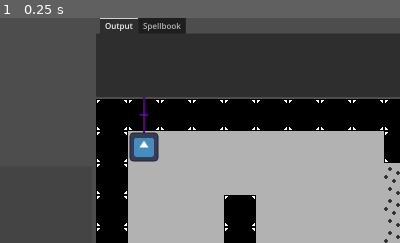
Above: before the commit, frame 1.
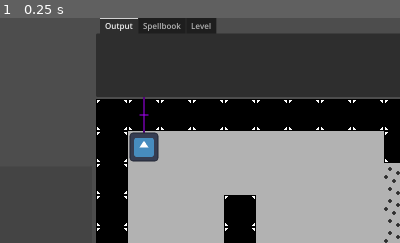
Above: after the commit, the same moment.

Repository: Nauviax/Hexgame
Game: Godot game, scene res://main_scene/main_scene.tscn
Same seed, same stepped clock (60 frames per second), same inputs: the game is played once before the commit and once after it. The engine's default icon, where the game draws it, is replaced by a stand-in: a white triangle on a blue panel in a dark square.
Inputs:
- Up to frame 1 (0.25 s): no input
The pictures show only the part of the screen within x 33-83%, y 0-50%; the shares and areas given below are measured in that part.

The runs differ from the first frame. In frame 1, 0.5% of the frame differs, in the area x 46-54%, y 0-7%.

Commit message:
Border score now shown

Diff:
--- a/grid/grid.gd
+++ b/grid/grid.gd
@@ -41,7 +41,7 @@
 
 	# Prepare Hex border
 	if not Engine.is_editor_hint():
-		hex_border = Hex_Border.new(GRIDSPACING, ROWSPACING)
+		hex_border = Hex_Border.new(GRIDSPACING, ROWSPACING, main_scene)
 		hex_border.line.position = GRIDOFFSET # Offset hex_border to match the grid
 		add_child(hex_border.line)
 
--- a/grid/hex_border.gd
+++ b/grid/hex_border.gd
@@ -1,6 +1,10 @@
 class_name Hex_Border
 
-# p1 - p6 of form [x, y]
+# Reference to main scene, to request UI updates (For now just border score)
+var main_scene
+
+# p1 - p6 of form Vector2
+# Note these are ids, not positions
 var p1 # Top Right
 var p2 # Clockwise
 var p3
@@ -11,6 +15,13 @@
 # The Line2D object to be drawn around patterns
 # Get and add as child manually to whatever node should have it
 var line
+
+# perimeter of the border, recalculated on redraw
+var perimeter = 0
+
+# Border score, equal to the sum of cleared hex border perimeters.
+# Does NOT include current border. (Add perimeter for final score)
+var border_score = 0
 
 # A history of previous borders, used for undoing.
 # Should be cleared when pattern completes.
@@ -28,13 +39,15 @@
 var p5_offset
 var p6_offset
 
-func _init(GRIDSPACING, ROWSPACING):
+func _init(GRIDSPACING, ROWSPACING, main_scene):
 	x_space = GRIDSPACING
 	y_space = ROWSPACING
+	self.main_scene = main_scene
 
 	line = Line2D.new()
 	line.width = 1.5
 	line.default_color = Color(0, 0, 0, 0.3)
+	line.closed = true # Loop back to p1
 
 	# Offsets for redraw function
 	p1_offset = Vector2(x_space/4, -y_space/2)
@@ -100,12 +113,12 @@
 	# - p4 has min x and max y
 	# - p5 has min x and min xy (y = min_x_y - min_x)
 	# - p6 has min y and min xy (x = min_x_y - min_y)
-	p1 = [max_x, min_y]
-	p2 = [max_x, max_x_y - max_x]
-	p3 = [max_x_y - max_y, max_y]
-	p4 = [min_x, max_y]
-	p5 = [min_x, min_x_y - min_x]
-	p6 = [min_x_y - min_y, min_y]
+	p1 = Vector2(max_x, min_y)
+	p2 = Vector2(max_x, max_x_y - max_x)
+	p3 = Vector2(max_x_y - max_y, max_y)
+	p4 = Vector2(min_x, max_y)
+	p5 = Vector2(min_x, min_x_y - min_x)
+	p6 = Vector2(min_x_y - min_y, min_y)
 
 	# Redraw border
 	redraw()
@@ -115,18 +128,20 @@
 	var x_id = point.x_id
 	var y_id = point.y_id
 
-	p1 = [x_id, y_id]
-	p2 = [x_id, y_id]
-	p3 = [x_id, y_id]
-	p4 = [x_id, y_id]
-	p5 = [x_id, y_id]
-	p6 = [x_id, y_id]
+	p1 = Vector2(x_id, y_id)
+	p2 = Vector2(x_id, y_id)
+	p3 = Vector2(x_id, y_id)
+	p4 = Vector2(x_id, y_id)
+	p5 = Vector2(x_id, y_id)
+	p6 = Vector2(x_id, y_id)
 
 	# Redraw border
 	redraw()
 
-# Calculates the position of a point using only x_id and y_id
-func point_pos(xx, yy):
+# Calculates the position of a point using given id vector
+func point_pos(vect):
+	var xx = int(vect.x)
+	var yy = int(vect.y)
 	xx += (yy / 2) # Account for slanted x axis
 	var offset = 0
 	if yy % 2 == 1: # If the row number is odd
@@ -136,29 +151,24 @@
 # Redraw border
 func redraw():
 	line.clear_points()
-	# Create line points p1 - p6, then p1 again to loop
-	line.add_point(point_pos(p1[0], p1[1]) + p1_offset) # p1
-	line.add_point(point_pos(p2[0], p2[1]) + p2_offset) # p2
-	line.add_point(point_pos(p3[0], p3[1]) + p3_offset) # p3
-	line.add_point(point_pos(p4[0], p4[1]) + p4_offset) # p4
-	line.add_point(point_pos(p5[0], p5[1]) + p5_offset) # p5
-	line.add_point(point_pos(p6[0], p6[1]) + p6_offset) # p6
-	line.add_point(line.get_point_position(0)) # p1 again, using same Vector2
+	# Create line points p1 - p6
+	line.add_point(point_pos(p1) + p1_offset)
+	line.add_point(point_pos(p2) + p2_offset)
+	line.add_point(point_pos(p3) + p3_offset)
+	line.add_point(point_pos(p4) + p4_offset)
+	line.add_point(point_pos(p5) + p5_offset)
+	line.add_point(point_pos(p6) + p6_offset)
 
-	# Print out p1-p6 in a nice format (Multiple lines)
-	# print("p1: ", p1, "\n",
-	# 	"p2: ", p2, "\n",
-	# 	"p3: ", p3, "\n",
-	# 	"p4: ", p4, "\n",
-	# 	"p5: ", p5, "\n",
-	# 	"p6: ", p6, "\n")
+	# Calculate perimeter (Rounded down to int)
+	perimeter = int(p1.distance_to(p2) + p2.distance_to(p3) + p3.distance_to(p4) + p4.distance_to(p5) + p5.distance_to(p6) + p6.distance_to(p1))
+	main_scene.update_border_display()
 
 # Revert to the previous border, warning in logs if empty
 func undo():
 	if history.size() == 0:
 		# Check if points are all the same. If they are, then reset border (No patterns on screen)
 		if p1 == p2 and p2 == p3 and p3 == p4: # 1-4 are same, so 5-6 are too (Should be anyway)
-			reset() # Should only happen when border just been made
+			reset(false) # Should only happen when border just been made
 		return
 	var prev = history.pop_back()
 
@@ -180,5 +190,9 @@
 	history.clear()
 
 # Delete border, ready to be reused.
-func reset():
+func reset(save_perim = true):
 	line.clear_points()
+	if save_perim:
+		border_score += perimeter
+	perimeter = 0
+	main_scene.update_border_display()
--- a/main_scene/hex_display.gd
+++ b/main_scene/hex_display.gd
@@ -14,18 +14,25 @@
 @export var sb_path: NodePath
 @onready var sb_label = get_node(sb_path) # $Spellbook
 
+@export var border_path: NodePath
+@onready var border_label = get_node(border_path) # $Stack
+
 # Used to keep track of past outputs, to create a scrolling history of sorts.
 var output_history = ["", "", "", "", ""] # Can be made longer for longer history, just check update_clear() also.
 
-# Update all labels
-func update_all(hexecutor, output):
+# Update border size counter
+func update_border_label(prev, current):
+	border_label.text = "Border score: " + str(prev) + " + " + str(current) + " = " + str(prev + current)
+
+# Update all labels related to hexecutor
+func update_all_hexy(hexecutor, output):
 	update_stack(hexecutor.stack)
 	update_output_label(output)
 	update_ravenmind_label(hexecutor.caster.ravenmind)
 	update_sb_label(hexecutor.caster)
 
 # Update all labels related to clearing the grid, and clear error history
-func update_clear():
+func update_clear_hexy():
 	output_history = ["", "", "", "", ""]
 	update_stack([])
 	update_output_label("Grid and Stack cleared!")
--- a/main_scene/main_scene.gd
+++ b/main_scene/main_scene.gd
@@ -35,12 +35,16 @@
 # Update hex_display (Normally after a pattern is executed)
 # Takes hexecutor to get stack/caster info etc
 func update_hex_display(err_str = ""):
-	hex_display.update_all(hexecutor, err_str) # Update stack display
+	hex_display.update_all_hexy(hexecutor, err_str) # Update stack display
+
+# Update border size display, also located in hex_display.
+func update_border_display():
+	hex_display.update_border_label(grid.hex_border.border_score, grid.hex_border.perimeter)
 
 # Clear all patterns and reset stack
 func clear():
 	hexecutor.reset()
-	hex_display.update_clear() # Update/Clear stack display
+	hex_display.update_clear_hexy() # Update/Clear stack display
 	for pattern_og in grid.patterns:
 		pattern_og.remove()
 	grid.patterns = []
--- a/main_scene/main_scene.tscn
+++ b/main_scene/main_scene.tscn
@@ -25,6 +25,7 @@
 output_path = NodePath("MarginContainer/LR_Split/Info_SB_Level/Info_Tabs/Output")
 raven_path = NodePath("MarginContainer/LR_Split/Info_SB_Level/Info_Tabs/Spellbook/Ravenmind")
 sb_path = NodePath("MarginContainer/LR_Split/Info_SB_Level/Info_Tabs/Spellbook/Spellbook")
+border_path = NodePath("MarginContainer/LR_Split/Info_SB_Level/Info_Tabs/Level/Border_Score")
 
 [node name="MarginContainer" type="MarginContainer" parent="HexDisplay"]
 layout_mode = 0
@@ -107,6 +108,18 @@
 size_flags_stretch_ratio = 0.5
 text = "Ravenmind"
 
+[node name="Level" type="HBoxContainer" parent="HexDisplay/MarginContainer/LR_Split/Info_SB_Level/Info_Tabs"]
+visible = false
+layout_mode = 2
+
+[node name="Level_Desc" type="Label" parent="HexDisplay/MarginContainer/LR_Split/Info_SB_Level/Info_Tabs/Level"]
+layout_mode = 2
+text = "LEVEL DESC NOT IMPLEMENTED YET"
+
+[node name="Border_Score" type="Label" parent="HexDisplay/MarginContainer/LR_Split/Info_SB_Level/Info_Tabs/Level"]
+layout_mode = 2
+text = "Border score: 0 + 0 = 0"
+
 [node name="Level_Control" type="CenterContainer" parent="HexDisplay/MarginContainer/LR_Split/Info_SB_Level"]
 layout_mode = 2
 size_flags_vertical = 3
